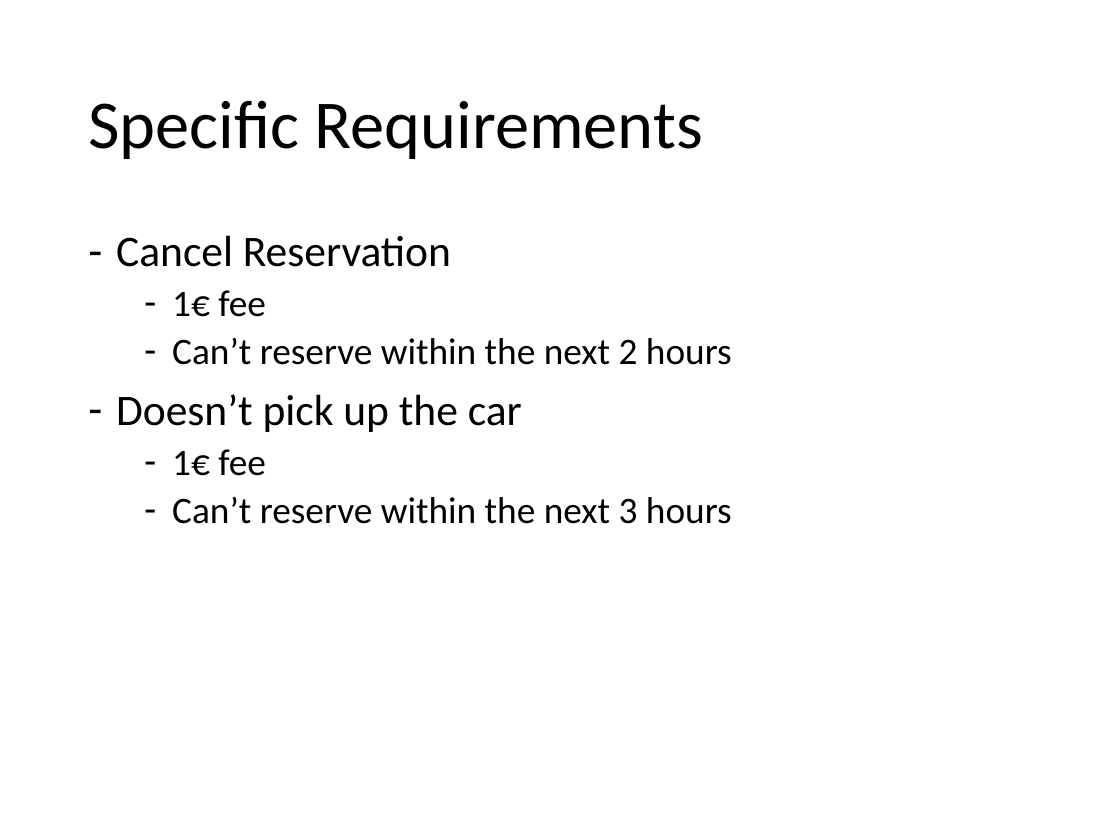
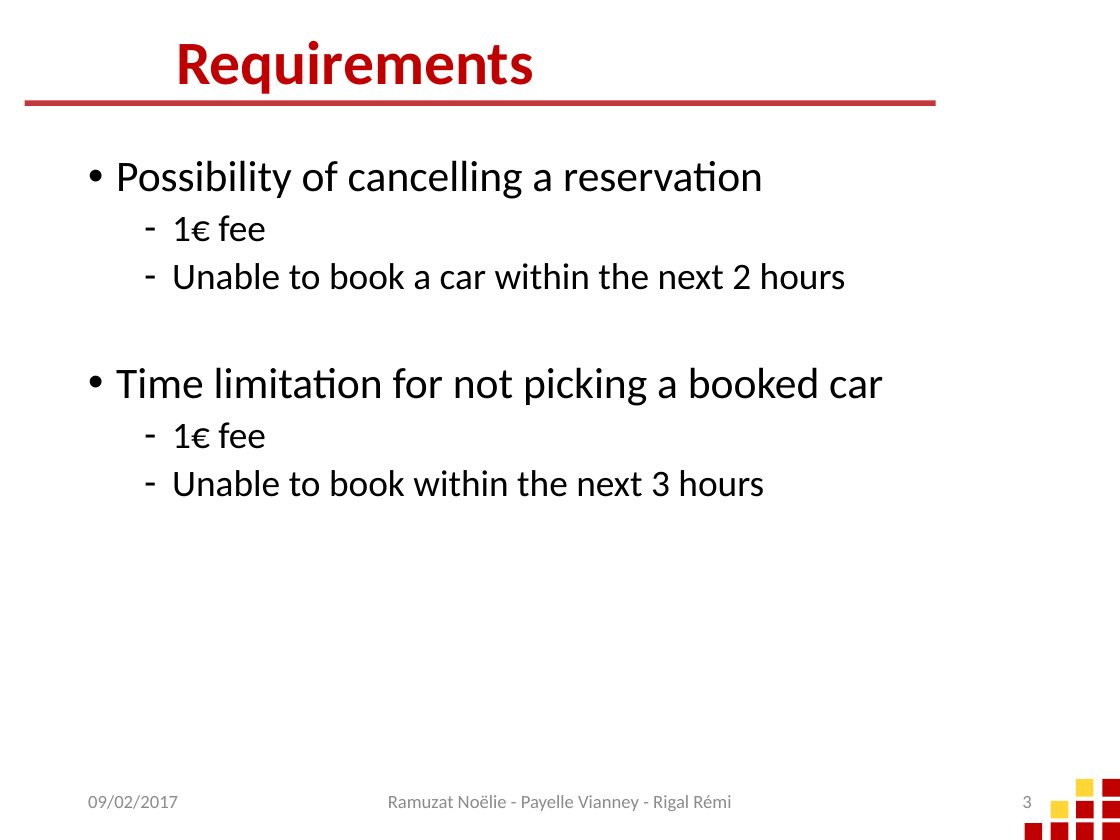
Before and after one commit to RemiRigal/Project-Software-Engineering-2, a slide deck: slide 3 of Oral Discussion/Software Engineering.pptx (slide 4 before the commit). Drawn at 1120x840 pixels with LibreOffice and Linux fonts; fonts in the diff are those of the drawing; background and template pictures are left out. Boxes give left, top, right and bottom in pixels: in the first picture for what was removed or moved away, otherwise in the second. Text is boxed around its words. In the diff, an @@ line names an element or a change of style, - is before the commit and + after.

```diff
--- a/Oral Discussion/Software Engineering.pptx
+++ b/Oral Discussion/Software Engineering.pptx
@@ title at (x1=176, y1=40, x2=533, y2=94): text changed; size 44 to 39.6 pt; text colour #000000 to #C00000; bold on @@
-Specific Requirements
+Requirements
@@ rectangle added at (x1=25, y1=101, x2=935, y2=106), fill #C43639 @@
@@ text "Possibility of cancelling a reservation" moved from (x1=116, y1=235, x2=732, y2=524) to (x1=116, y1=160, x2=883, y2=497) @@
@@ text at (x1=116, y1=160, x2=763, y2=199): text changed @@
-– Cancel Reservation
+• Possibility of cancelling a reservation
@@ text at (x1=116, y1=263, x2=883, y2=406): text changed; size 24 to 28 pt @@
-  – Can’t reserve within the next 2 hours
-– Doesn’t pick up the car
+  – Unable to book a car within the next 2 hours
+• Time limitation for not picking a booked car
@@ text at (x1=172, y1=470, x2=764, y2=497): text changed @@
-  – Can’t reserve within the next 3 hours
+  – Unable to book within the next 3 hours
@@ text added at (x1=88, y1=795, x2=178, y2=809), 12 pt, text #8C8C8C @@
+09/02/2017
@@ text added at (x1=388, y1=795, x2=731, y2=811), 12 pt, text #8C8C8C @@
+Ramuzat Noëlie - Payelle Vianney - Rigal Rémi
@@ page number added at (x1=1022, y1=796, x2=1031, y2=808), 12 pt, text #8C8C8C @@
+3
@@ rectangle added at (x1=1051, y1=801, x2=1068, y2=819), fill #FFD636 @@
@@ rectangle added at (x1=1076, y1=801, x2=1094, y2=819), fill #C00000 @@
@@ rectangle added at (x1=1076, y1=780, x2=1094, y2=797), fill #FFD636 @@
@@ rectangle added at (x1=1102, y1=801, x2=1120, y2=819), fill #C00000 @@
@@ rectangle added at (x1=1102, y1=780, x2=1120, y2=797), fill #C00000 @@
@@ rectangle added at (x1=1025, y1=823, x2=1043, y2=840), fill #C00000 @@
@@ rectangle added at (x1=1051, y1=822, x2=1068, y2=840), fill #C00000 @@
@@ rectangle added at (x1=1076, y1=822, x2=1094, y2=840), fill #C00000 @@
@@ rectangle added at (x1=1102, y1=822, x2=1120, y2=840), fill #C00000 @@
```
Also in this commit, not shown: 5 other slides changed, 9 slides added, 10 slides removed.
